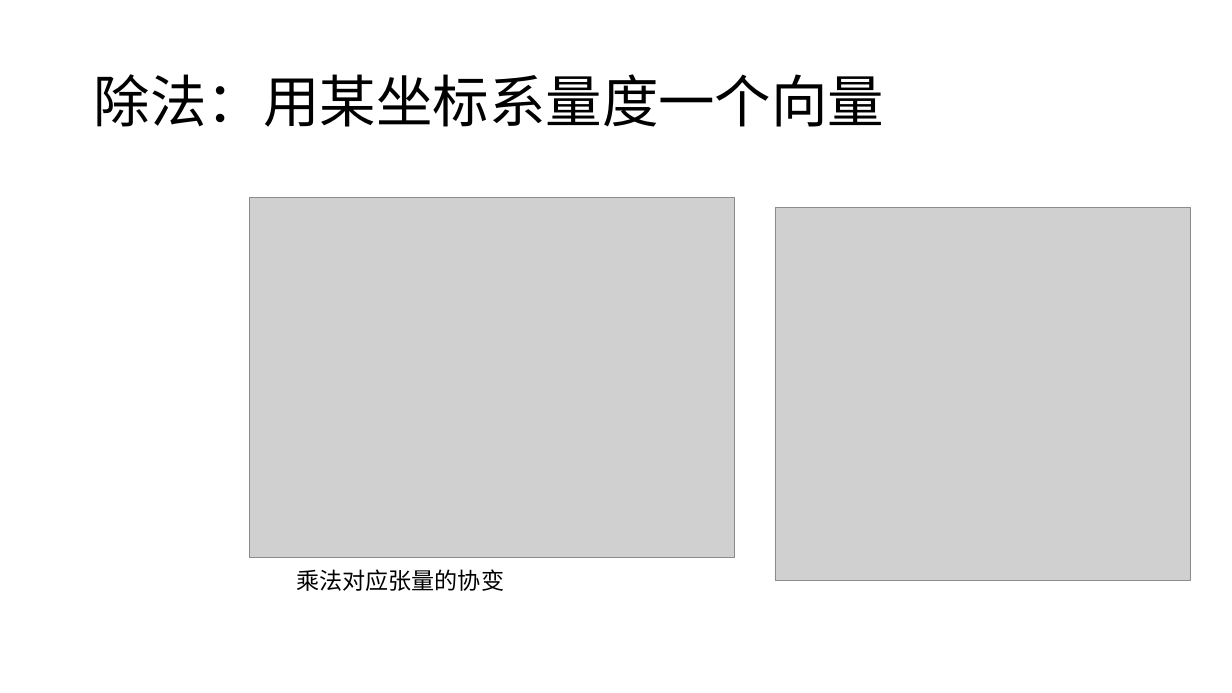
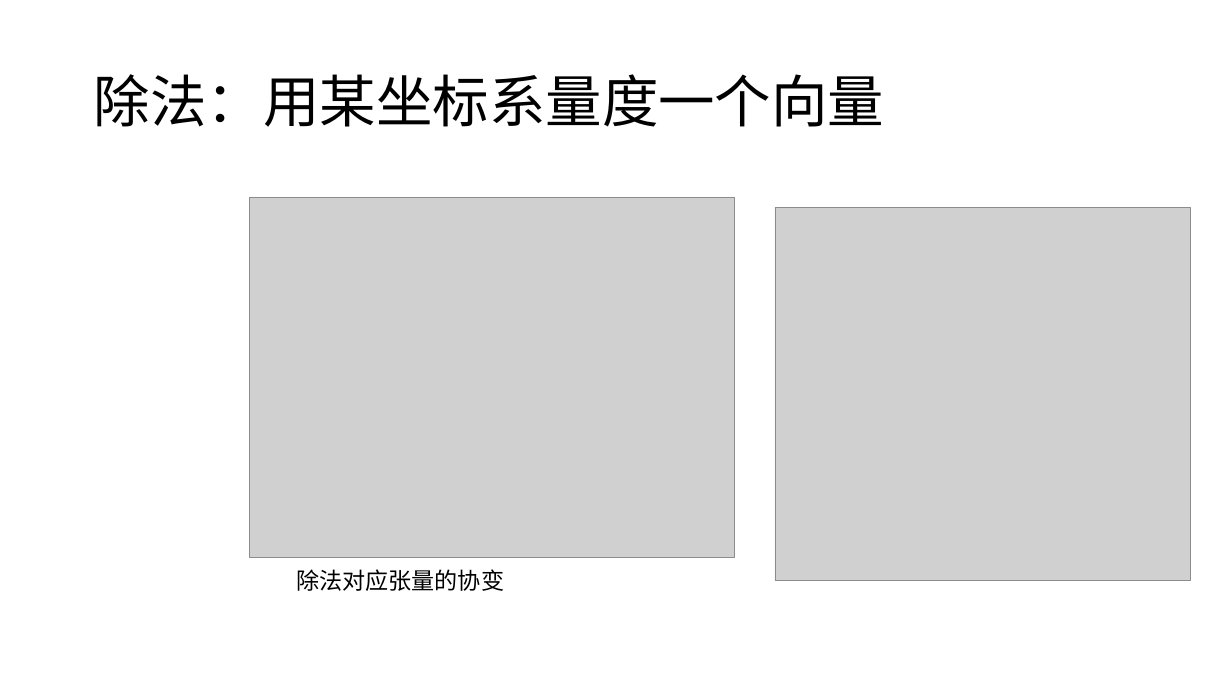
Before and after one commit to panguojun/Coordinate-System, a slide deck: slide 15 of 坐标系.pptx. Drawn at 1232x693 pixels with LibreOffice and Linux fonts; fonts in the diff are those of the drawing; grey boxes stand for pictures. Boxes give left, top, right and bottom in pixels: in the first picture for what was removed or moved away, otherwise in the second. Text is boxed around its words. In the diff, an @@ line names an element or a change of style, - is before the commit and + after.

```diff
--- a/坐标系.pptx
+++ b/坐标系.pptx
@@ text at (296, 569, 504, 591): text changed @@
-乘法对应张量的协变
+除法对应张量的协变
```
Also in this commit, not shown: 11 other slides changed, 2 slides added.
